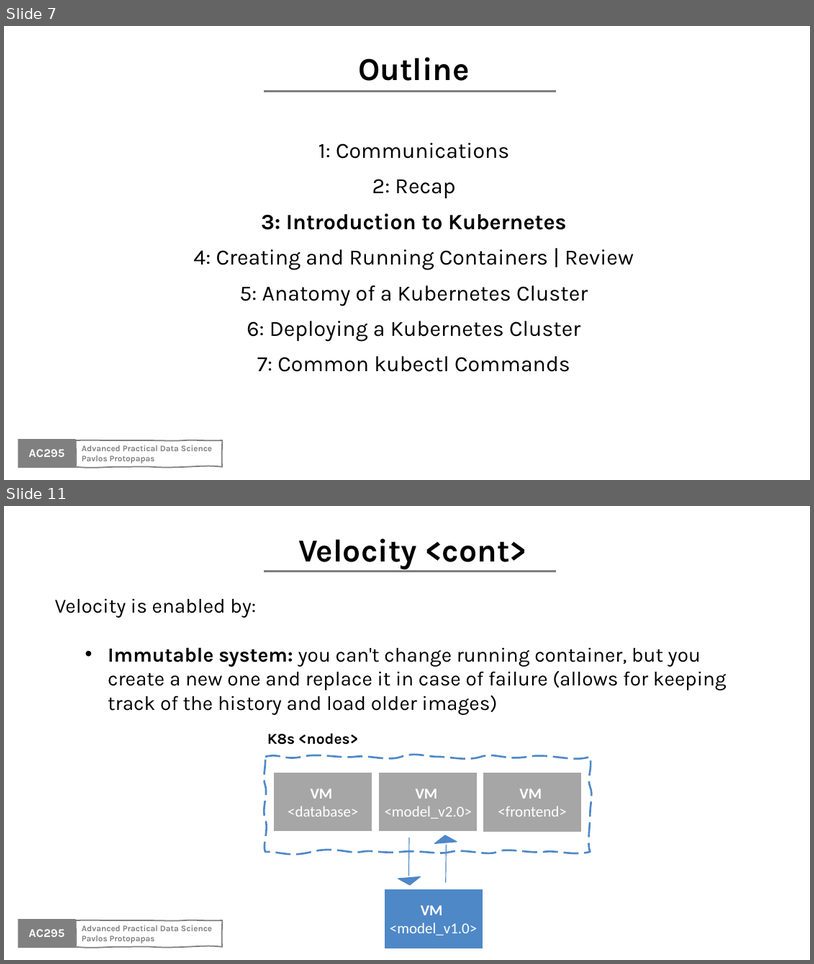
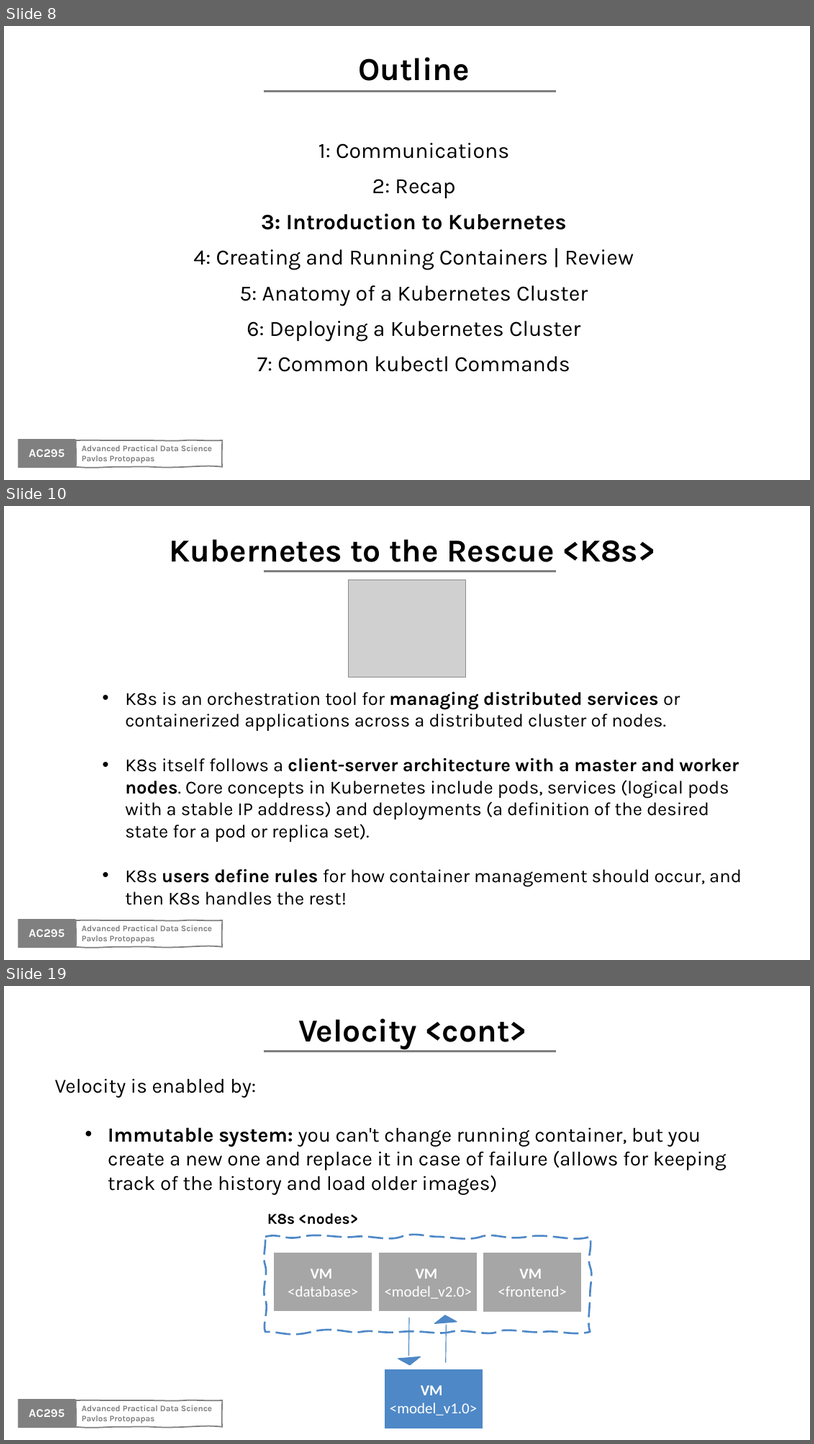
Before and after one commit to Harvard-IACS/2020F-AC295, a slide deck: content/lectures/lecture3/presentation/lecture3.pptx. Shown one above the other, each under a label of ours: slides 7 and 11 before the commit, slides 8, 10 and 19 after it; the slides between them are not shown. The pictures are 814x964 and 814x1444 pixels, drawn with LibreOffice and Linux fonts; fonts in the diff are those of the drawing; grey boxes stand for pictures; background and template pictures are left out. Boxes give left, top, right and bottom in pixels: in the first picture for what was removed or moved away, otherwise in the second. Text is boxed around its words. In the diff, an @@ line names an element or a change of style, - is before the commit and + after.

```diff
--- a/content/lectures/lecture3/presentation/lecture3.pptx
+++ b/content/lectures/lecture3/presentation/lecture3.pptx
@@ slide 10 added at (4,506,810,960), background #FFFFFF; not listed: 4 template elements that a slide beside it also shows @@
@@ text added at (170,539,656,562), 38 pt, text #000000, bold @@
+Kubernetes to the Rescue <K8s>
@@ picture added at (349,580,466,677) @@
@@ text added at (125,691,742,905), 22 pt, text #000000 @@
+• K8s is an orchestration tool for managing distributed services or containerized applications across a distributed cluster of nodes.
+• K8s itself follows a client-server architecture with a master and worker nodes. Core concepts in Kubernetes include pods, services (logical pods with a stable IP address) and deployments (a definition of the desired state for a pod or replica set).
+• K8s users define rules for how container management should occur, and then K8s handles the rest!
@@ what was slide 7 is now slide 8 @@
@@ what was slide 11 is now slide 19 @@
```
Also in this commit, not shown: 4 slides changed, 8 other slides added, 1 slide removed, 12 other files.
